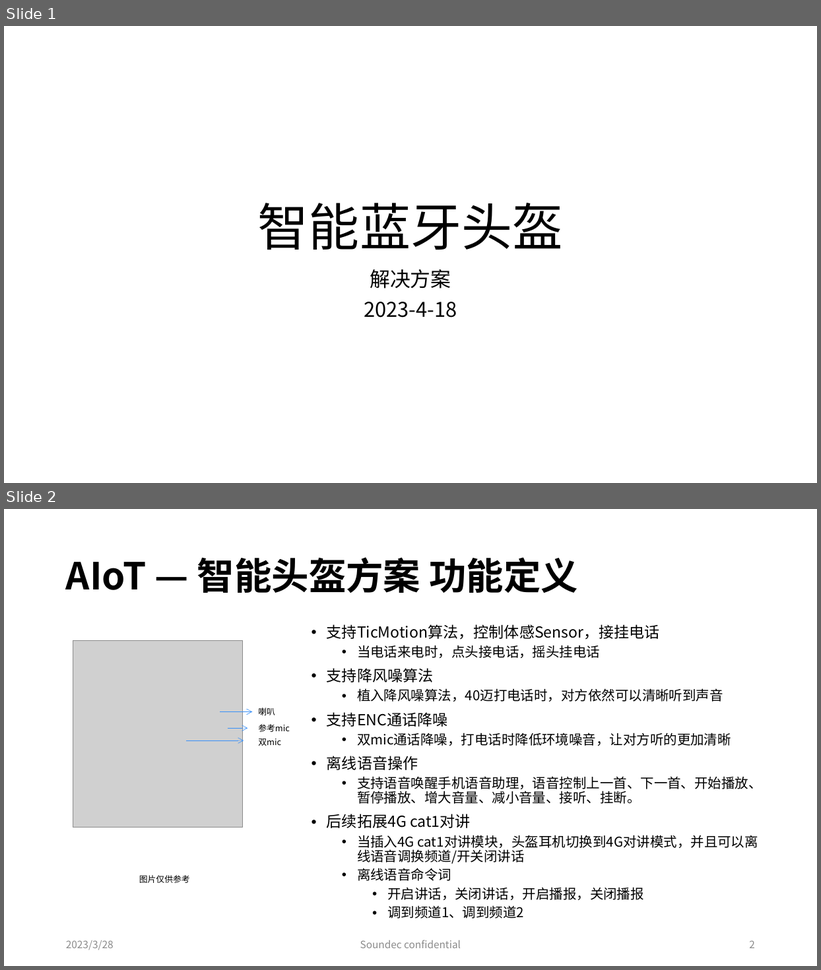
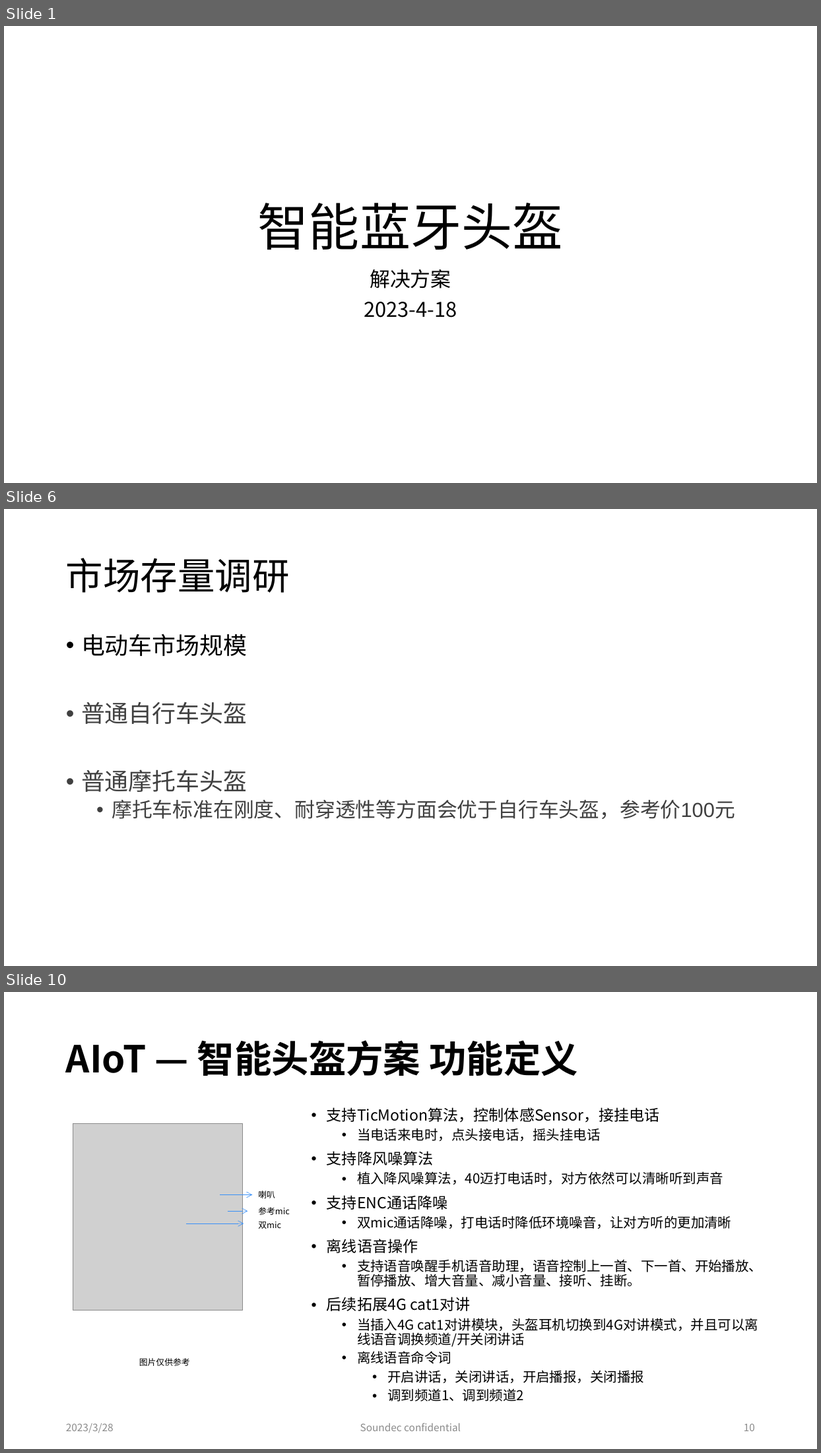
Before and after one commit to rosabai666/soundec, a slide deck: 2023/02产品/SNC8x/02)Soundec产品线/00)AIoT/04)落地方案/02)骑行头盔/智能头盔解决方案.pptx. Shown one above the other, each under a label of ours: slides 1 and 2 before the commit, slides 1, 6 and 10 after it; the slides between them are not shown. The pictures are 821x970 and 821x1453 pixels, drawn with LibreOffice and Linux fonts; fonts in the diff are those of the drawing; grey boxes stand for pictures. Boxes give left, top, right and bottom in pixels: in the first picture for what was removed or moved away, otherwise in the second. Text is boxed around its words. In the diff, an @@ line names an element or a change of style, - is before the commit and + after.

```diff
--- a/2023/02产品/SNC8x/02)Soundec产品线/00)AIoT/04)落地方案/02)骑行头盔/智能头盔解决方案.pptx
+++ b/2023/02产品/SNC8x/02)Soundec产品线/00)AIoT/04)落地方案/02)骑行头盔/智能头盔解决方案.pptx
@@ slide 6 added at [4, 509, 817, 966], background #FFFFFF @@
@@ title added at [66, 558, 290, 593], 44 pt, text #000000 @@
+市场存量调研
@@ text added at [81, 634, 735, 819], 24 pt, text #404040 @@
+• 电动车市场规模
+• 普通自行车头盔
+• 普通摩托车头盔
+  • 摩托车标准在刚度、耐穿透性等方面会优于自行车头盔，参考价100元
@@ what was slide 2 is now slide 10 @@
@@ page number at [744, 1424, 755, 1432]: text changed @@
-2
+10
```
Also in this commit, not shown: 8 other slides added, 4 other files.
